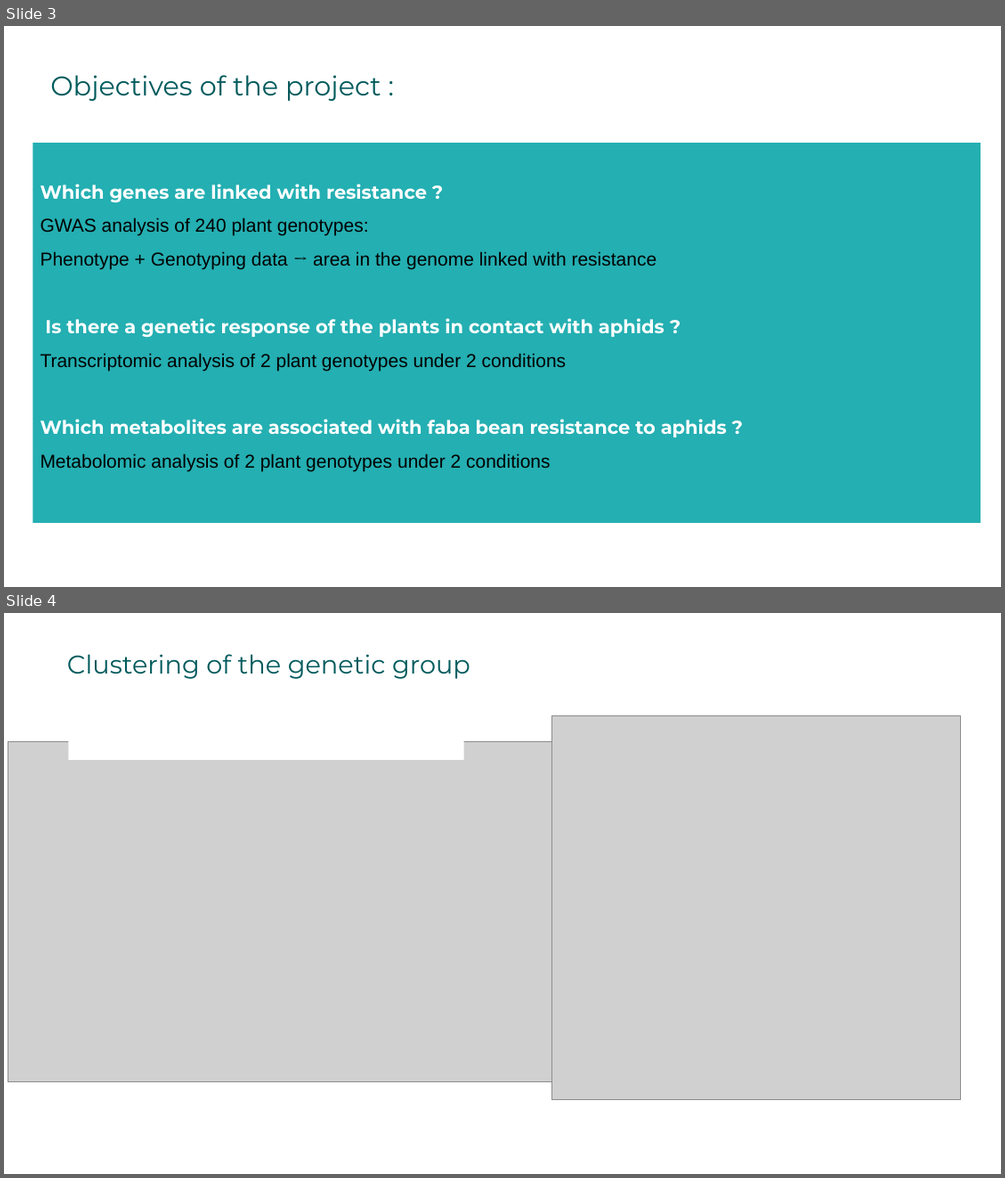
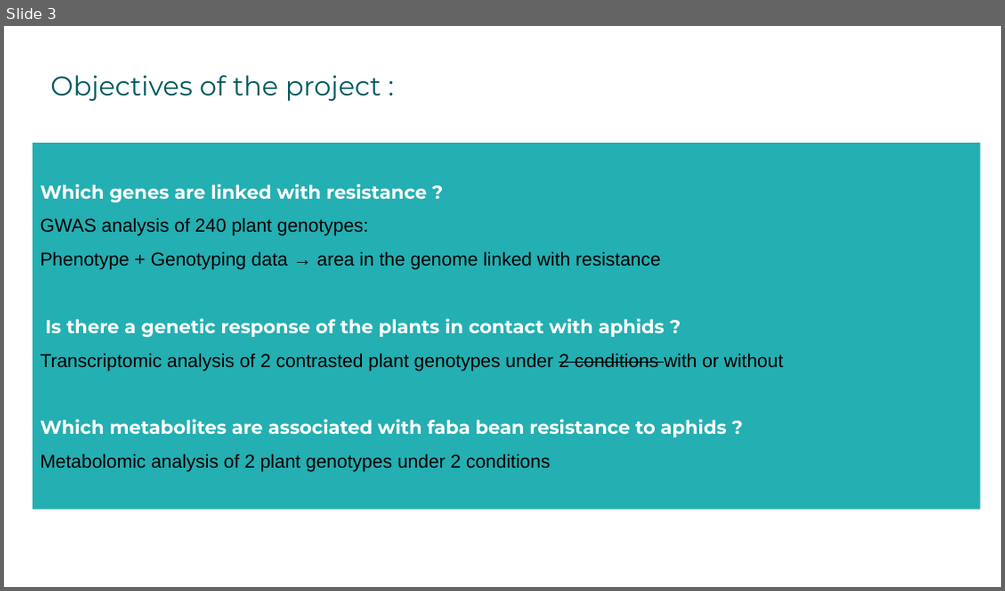
Before and after one commit to igepp-egi/faba_specifics, a slide deck: M01-metabolomic-analysis/untargeted_metabolomic/presentation metabo.pptx. Shown one above the other, each under a label of ours: slides 3 and 4 before the commit, slide 3 after it. The pictures are 1005x1178 and 1005x591 pixels, drawn with LibreOffice and Linux fonts; fonts in the diff are those of the drawing; grey boxes stand for pictures. Boxes give left, top, right and bottom in pixels: in the first picture for what was removed or moved away, otherwise in the second. Text is boxed around its words. In the diff, an @@ line names an element or a change of style, - is before the commit and + after.

```diff
--- a/M01-metabolomic-analysis/untargeted_metabolomic/presentation metabo.pptx
+++ b/M01-metabolomic-analysis/untargeted_metabolomic/presentation metabo.pptx
@@ slide 4 removed at [4,613,1001,1174], background #FFFFFF @@
@@ text removed at [67,654,470,679] @@
-Clustering of the genetic group
@@ picture removed at [551,716,961,1100] @@
@@ picture removed at [8,742,552,1082] @@
@@ rectangle removed at [68,724,464,761] @@
@@ slide 3 changed as well @@
@@ rectangle "Which genes are linked with ...": place and size @@
-rectangle "Which genes are linked with ..." at [32,143,979,523]
+rectangle "Which genes are linked with ..." at [32,143,979,509]
@@ text in rectangle at [40,252,661,270]: font Cambria to Times New Roman in "→" @@
@@ text in rectangle at [40,354,783,370]: text changed @@
-Transcriptomic analysis of 2 plant genotypes under 2 conditions
+Transcriptomic analysis of 2 contrasted plant genotypes under 2 conditions with or without
```
Also in this commit, not shown: 30 other slides changed, 4 slides added, 1 other slide removed, 1 other file.
